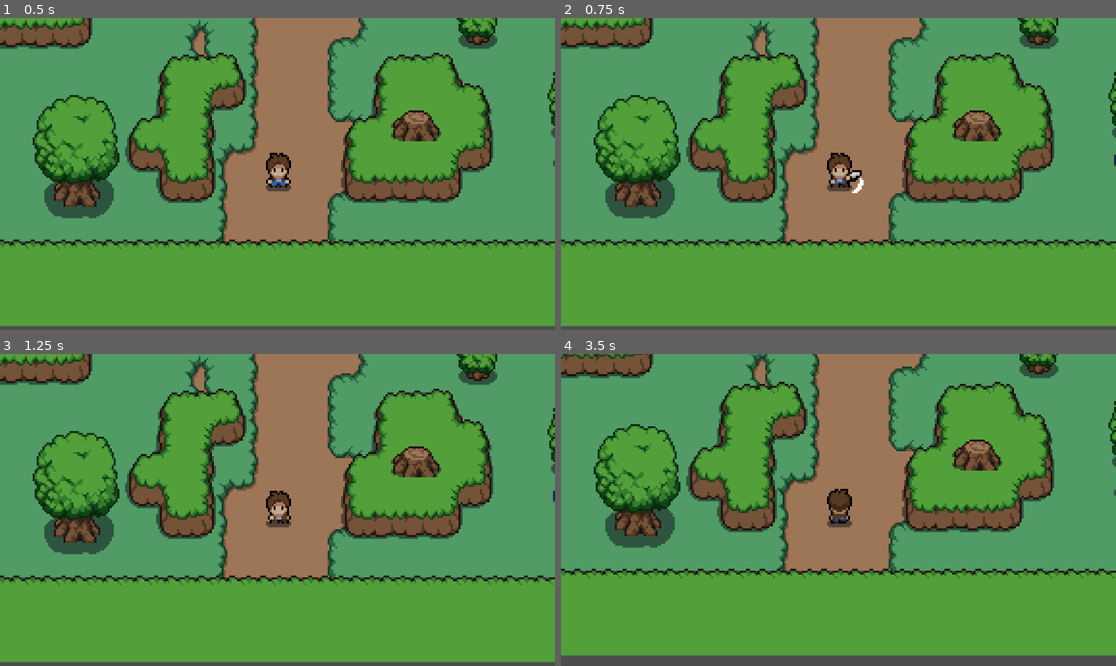
Above: before the commit, frames 1-4 (two rows, left to right).
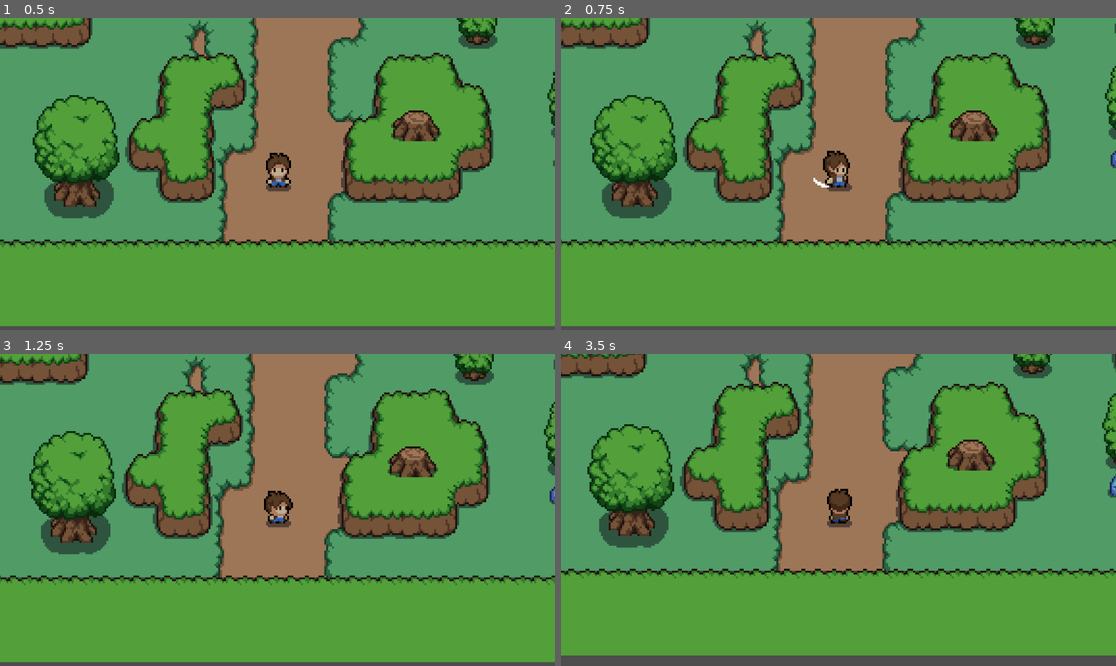
Above: after the commit, the same moments.

Repository: jestemkarol/roguelike-game-godot
Game: Godot game, scene res://scenes/game_root.tscn
Same seed, same stepped clock (60 frames per second), same inputs: the game is played once before the commit and once after it.
Inputs:
- Up to frame 1 (0.5 s): no input
- Up to frame 2 (0.75 s): hold D (move_right) from 0.53 s (still down); hold E (attack) from 0.53 s (still down)
- Up to frame 3 (1.25 s): keep holding D (move_right); keep holding E (attack)
- Up to frame 4 (3.5 s): release D (move_right) at 1.28 s; release E (attack) at 1.28 s; hold S (move_down) 1.28-2.03 s; tap E (attack) at 1.35, 2.85 s; hold D (move_right) 2.03-2.78 s; hold E (attack) 2.03-2.78 s; hold W (move_up) from 2.78 s (still down)

Frame 1 is identical in both runs. In frame 2, 14% of the frame differs, in the area x 0-100%, y 0-74%; in frame 3, 13%; in frame 4, 16%, in the area x 0-100%, y 0-72%.

Commit message:
Rewrite player movement to 8-way

Diff:
--- a/scripts/player.gd
+++ b/scripts/player.gd
@@ -7,6 +7,7 @@
 
 @export var speed = 100
 @export var health = 100
+var input_direction = Vector2.ZERO
 var current_dir = 'down'
 var enemy_in_attack_range = false
 var just_hit = false
@@ -23,19 +24,32 @@
 	player_movement(delta)
 
 func player_movement(delta: float) -> void:
+	input_direction = Input.get_vector('move_left', 'move_right', 'move_up', 'move_down')
+	velocity = movement()
+
 	if Input.is_action_pressed('attack'):
 		attack()
-	if Input.is_action_pressed('move_right'):
-		velocity = movement('right', 'move', speed, 0)
-	elif Input.is_action_pressed('move_left'):
-		velocity = movement('left', 'move', -speed, 0)
-	elif Input.is_action_pressed('move_down'):
-		velocity = movement('down', 'move', 0, speed)
-	elif Input.is_action_pressed('move_up'):
-		velocity = movement('up', 'move', 0, -speed)
-	else:
-		velocity = idle()
+
 	move_and_slide()
+
+func play_movement_animation(type: String) -> void:
+	if input_direction.y > input_direction.x && input_direction.y > -input_direction.x:
+		animation_player.flip_h = false
+		current_dir = 'down'
+		animation_player.play('%s_down' % type)
+	elif input_direction.y > input_direction.x && input_direction.y < -input_direction.x:
+		animation_player.flip_h = true
+		current_dir = 'left'
+		animation_player.play('%s_side' % type)
+	elif input_direction.y < input_direction.x && input_direction.y < -input_direction.x:
+		animation_player.flip_h = false
+		current_dir = 'up'
+		animation_player.play('%s_up' % type)
+	elif input_direction.y < input_direction.x && input_direction.y > -input_direction.x:
+		animation_player.flip_h = false
+		current_dir = 'right'
+		animation_player.play('%s_side' % type)
+	switch_hitbox_shape(current_dir)
 
 func attack() -> void:
 	is_attacking = true
@@ -44,24 +58,19 @@
 	if enemy:
 		enemy.hit(20)
 
-func movement(direction: String, animation_type: String, x: int, y: int) -> Vector2:
+func movement():
 	if is_attacking:
 		return Vector2.ZERO
-	switch_hitbox_shape(direction)
-	current_dir = direction
-	play_animation(animation_type)
-	return Vector2(x, y)
+	if input_direction != Vector2.ZERO:
+		play_movement_animation('move')
+	else:
+		play_animation('idle')
+	return input_direction * speed
 
 func switch_hitbox_shape(direction):
 	for shape in player_hitbox.get_children():
 		shape.disabled = true
 	player_hitbox.get_node(direction).disabled = false
-
-func idle() -> Vector2:
-	if is_attacking:
-		return Vector2.ZERO
-	play_animation('idle')
-	return Vector2.ZERO
 
 func play_animation(type):
 	var dir = current_dir
